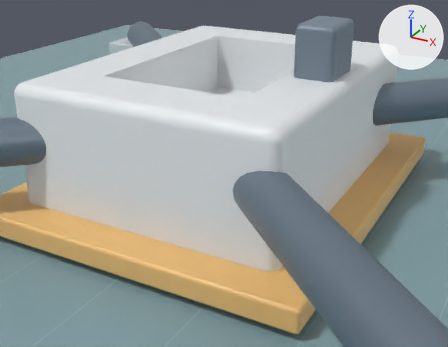
Renders of the glTF model scenes/drone_bench/meshes/env/workstation.glb from each side of a commit.
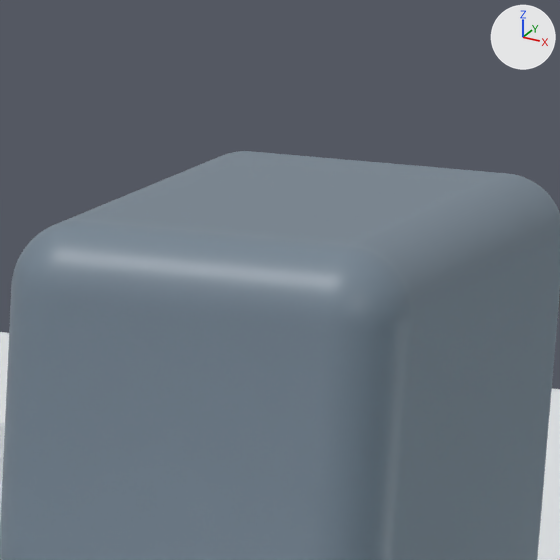
Each version appears first from a 50 mm camera at (0.2116, -0.3663, 0.2412) aimed at (0.0331, -0.0417, 0.0789), and next in a close-up on the part from 66% to 79% of the width and 0% to 17% of the height. Every picture has the same lights, and +X, +Y and +Z are marked at upper right. The older version's two pictures come first. Where no turn or scale is listed for an object, it has been applied to the vertices. Vertices at exactly the same position are counted once.

Names of what the first close-up shows: 'drone_bench_environment/0026_airframe', 'drone_bench_environment/0027_latch_support'.
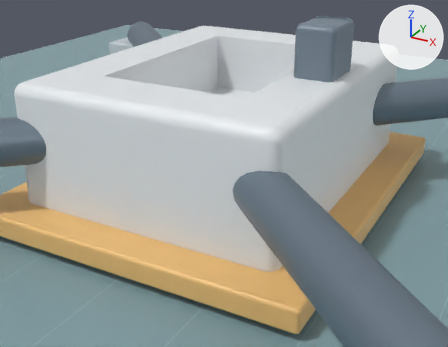
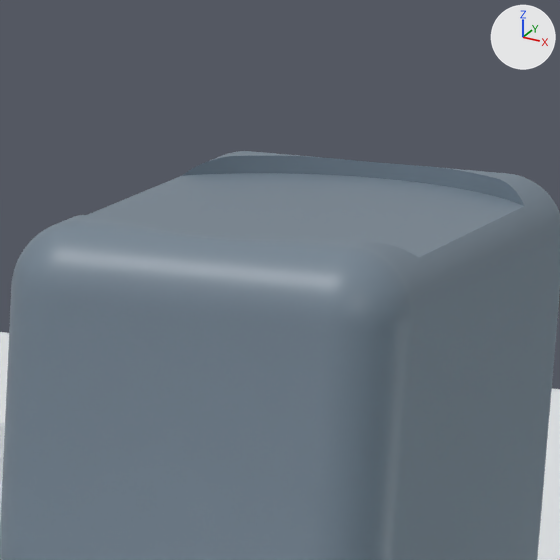
Commit message: Rebuild drone_bench assets from the verified modeling source

Where the change shows, as pixel boxes (x1, y1, x2, y2) in the close-ups (560 x 560 px):
```json
{"part": 1, "of": "me_drone_bench_environment_0027", "change": "added", "after": [62, 151, 547, 272]}
```

Edits to the scene script, one JSON object a line:
```json
{"block": "me_drone_bench_environment_0027", "where": "# used by ob_drone_bench_environment_0027_latch_support; location = (0.0, 0.0, 0.0)"}
{"op": "remove", "block": "me_drone_bench_environment_0027", "code": "me_drone_bench_environment_0027.from_pydata(...)  # 6064 vertices, 12124 faces; spans x 0.058..0.086, y 0.005..0.045, z 0.132..0.17"}
{"op": "add", "block": "me_drone_bench_environment_0027", "code": "me_drone_bench_environment_0027.from_pydata(...)  # 6256 vertices, 12508 faces; spans x 0.058..0.086, y 0.005..0.045, z 0.132..0.17"}
{"block": "me_drone_bench_environment_0027", "change": "me_drone_bench_environment_0027 part 1: 192 vertices added at x 0.0594..0.0846, y 0.0083..0.0417, z 0.1688..0.17"}
{"block": "me_drone_bench_environment_0027", "change": "other edits to the shape of me_drone_bench_environment_0027 do not show in these pictures"}
```
